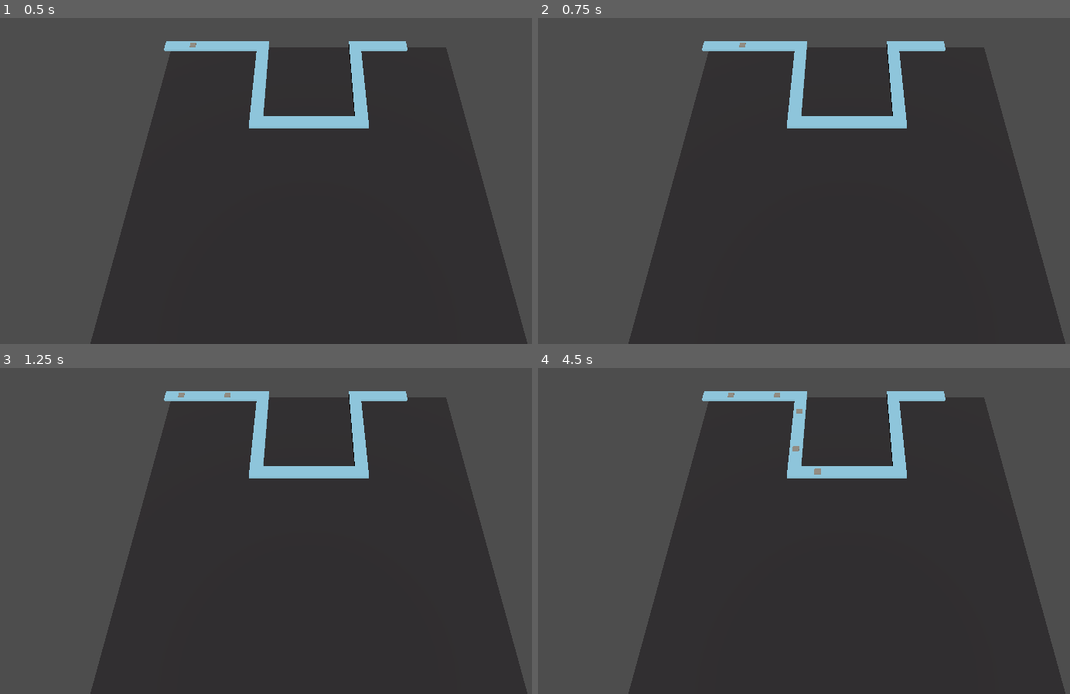
Above: before the commit, frames 1-4 (two rows, left to right).
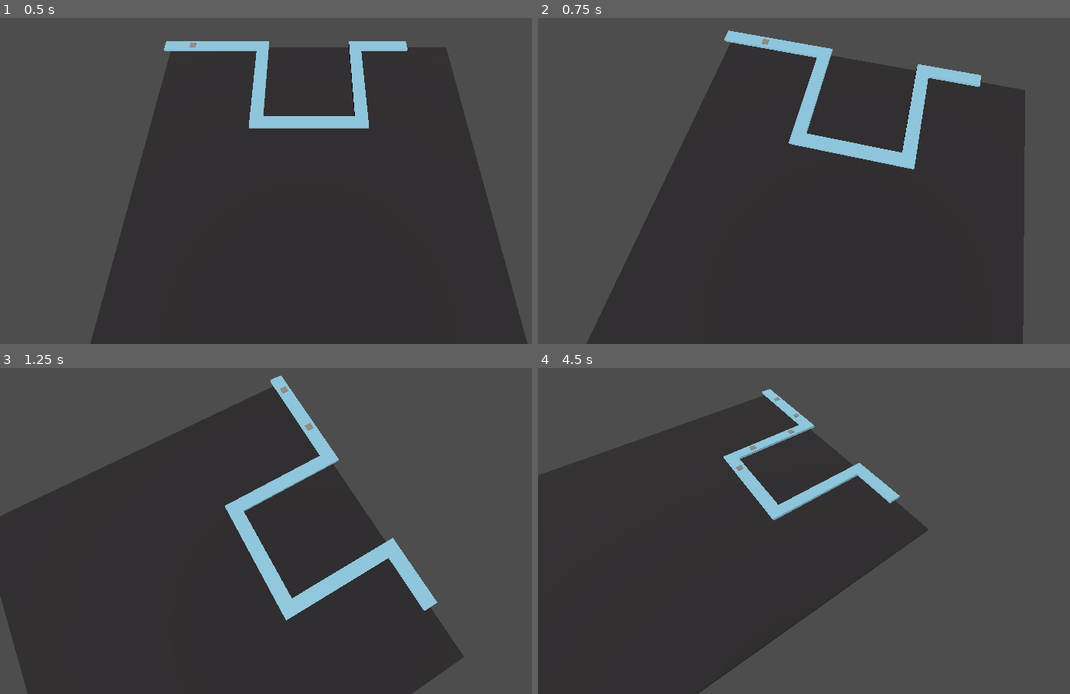
Above: after the commit, the same moments.

Repository: Star-tide/Tower-Defense-Game
Game: Godot game, scene res://scenes/core/GameRoot.tscn
The game is run twice, just before and just after one commit, with the same random seed, the same clock (stepped at 60 frames per second) and the same inputs.
Inputs (mouse positions are in pixels of both pictures, inside the frame that each line leads up to):
- Up to frame 1 (0.5 s): no input
- Up to frame 2 (0.75 s): tap Enter at 0.5 s; move the mouse to (984, 151) at 0.52 s; hold Right from 0.53 s (still down); hold S (camera_move_back, bound only after the commit) from 0.53 s (still down); click (984, 151) at 0.67 s
- Up to frame 3 (1.25 s): keep holding Right; keep holding S (camera_move_back, bound only after the commit); tap W (camera_move_forward, bound only after the commit) at 0.8 s
- Up to frame 4 (4.5 s): release Right at 1.25 s; release S (camera_move_back, bound only after the commit) at 1.25 s; drag from (724, 537) to (814, 589) at 1.27 s; move the mouse to (910, 442) at 2.02 s; hold Right 2.03-2.75 s; hold A (camera_move_left, bound only after the commit) 2.03-2.75 s; tap D (camera_move_right, bound only after the commit) at 2.3 s; tap Space at 2.75 s; drag from (814, 589) to (660, 469) at 2.77 s; move the mouse to (1032, 573) at 3.52 s; hold Left 3.53-4.25 s; hold S (camera_move_back, bound only after the commit) 3.53-4.25 s; tap W (camera_move_forward, bound only after the commit) at 3.8 s; drag from (660, 469) to (756, 433) at 4.27 s

Frame 1 is identical in both runs. In frame 2, 13% of the frame differs, in the area x 9-100%, y 3-100%; in frame 3, 38%; in frame 4, 54%, in the area x 0-100%, y 6-100%.

Commit message:
Re-add runtime input setup using Key.KEY_* to prevent missing actions

Diff:
--- a/scripts/core/CameraRig.gd
+++ b/scripts/core/CameraRig.gd
@@ -19,9 +19,32 @@
 var dragging_rotate: bool = false
 
 func _ready() -> void:
+	_ensure_actions()
 	camera = $Camera3D
 	_initialize_from_camera()
 	_update_camera_transform()
+
+func _ensure_actions() -> void:
+	var actions: Array[String] = [
+		"camera_move_forward",
+		"camera_move_back",
+		"camera_move_left",
+		"camera_move_right"
+	]
+	for action_name in actions:
+		if not InputMap.has_action(action_name):
+			InputMap.add_action(action_name)
+	_add_key_events("camera_move_forward", [Key.KEY_W, Key.KEY_UP])
+	_add_key_events("camera_move_back", [Key.KEY_S, Key.KEY_DOWN])
+	_add_key_events("camera_move_left", [Key.KEY_A, Key.KEY_LEFT])
+	_add_key_events("camera_move_right", [Key.KEY_D, Key.KEY_RIGHT])
+
+func _add_key_events(action_name: String, keys: Array) -> void:
+	for code in keys:
+		var ev: InputEventKey = InputEventKey.new()
+		ev.physical_keycode = int(code)
+		if not InputMap.action_has_event(action_name, ev):
+			InputMap.action_add_event(action_name, ev)
 
 func _initialize_from_camera() -> void:
 	var initial_offset: Vector3 = camera.transform.origin - focus_point
